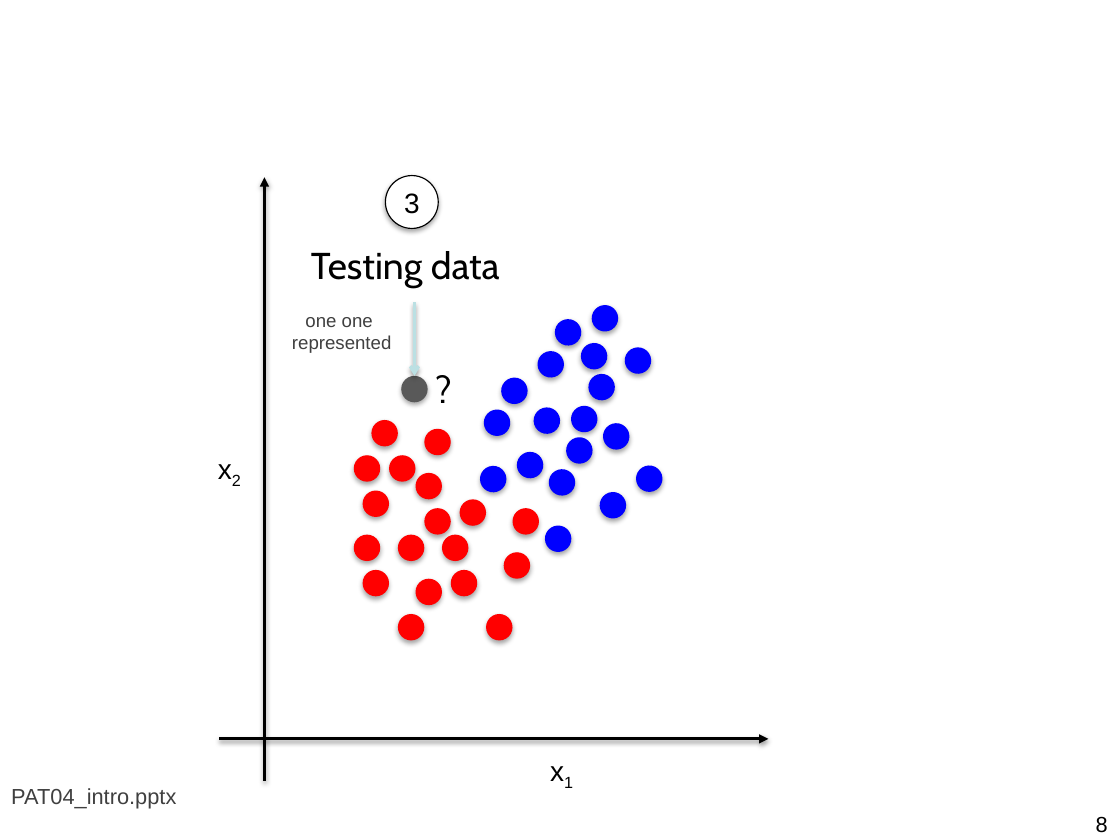
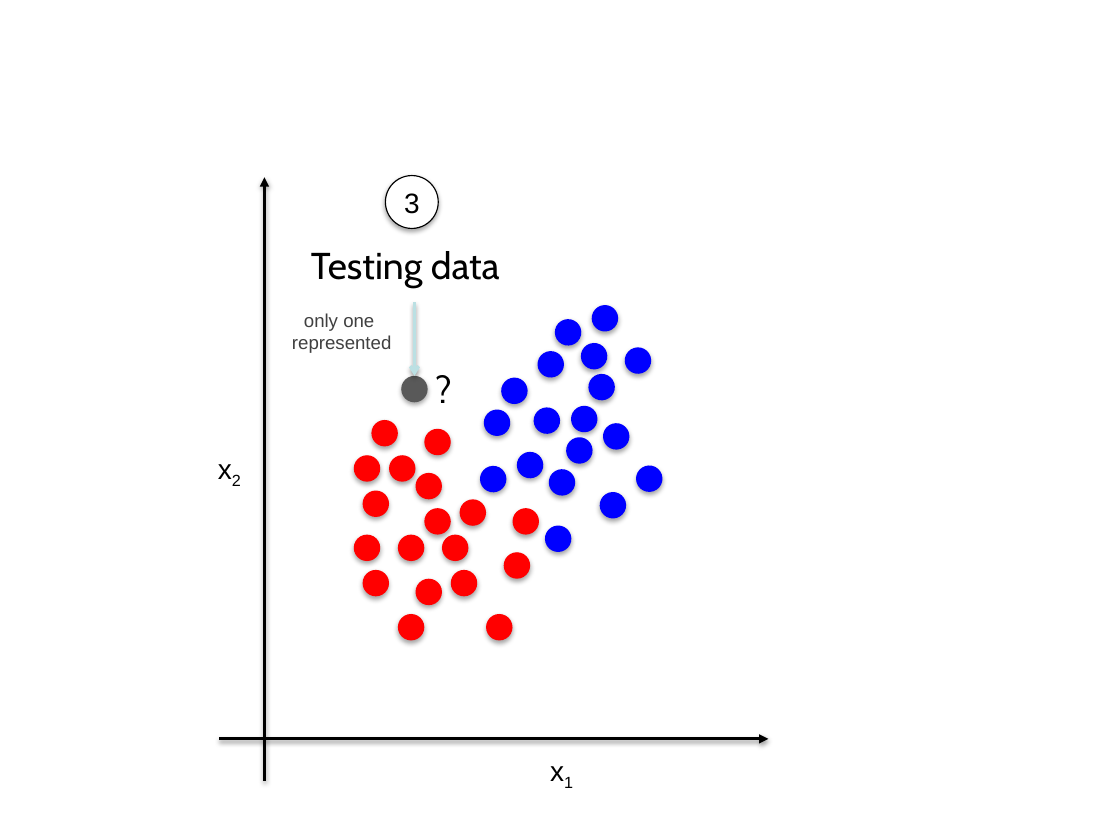
Before and after one commit to domingomery/patrones, a slide deck: slide 9 of clases/Cap04_Clasificacion/presentations/PAT04_intro.pptx (slide 8 before the commit). Drawn at 1120x840 pixels with LibreOffice and Linux fonts; fonts in the diff are those of the drawing. Boxes give left, top, right and bottom in pixels: in the first picture for what was removed or moved away, otherwise in the second. Text is boxed around its words. In the diff, an @@ line names an element or a change of style, - is before the commit and + after.

```diff
--- a/clases/Cap04_Clasificacion/presentations/PAT04_intro.pptx
+++ b/clases/Cap04_Clasificacion/presentations/PAT04_intro.pptx
@@ text at [304,313,374,331]: text changed @@
-one one
+only one
@@ text removed at [11,788,176,809] @@
-PAT04_intro.pptx
@@ page number removed at [1096,816,1108,833] @@
-8
```
Also in this commit, not shown: 22 other slides changed, 13 other files.
